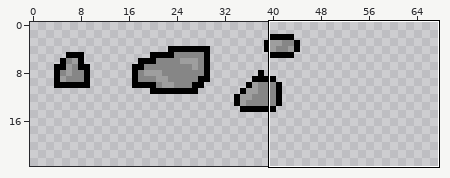
Edited in one commit: pixel-art file (Assets/Sprites/ResourceItems.aseprite). Above: a wide view before the commit, with the close-up outlined.
Close-up. Before the edit:
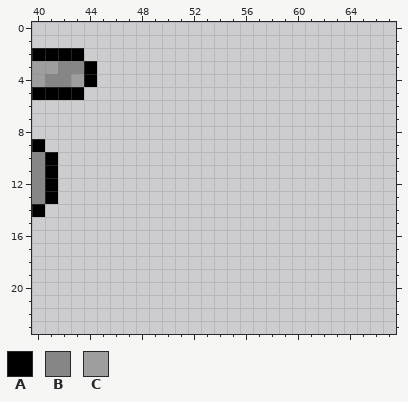
128x128 pixels, 1 frame. Shown: x 40..67, y 0..23. The wide view leaves out empty margins.
Palette (. is transparent): A #000000  B #868686  C #9e9e9e
Pixels before, first column x 40:
 2 AAAA.
 3 CCBBA
 4 CBBCA
 5 AAAA.
 6 .....
 7 .....
 8 .....
 9 A....
10 BA...
11 BA...
12 BA...
13 BA...
14 A....
Now the later version:
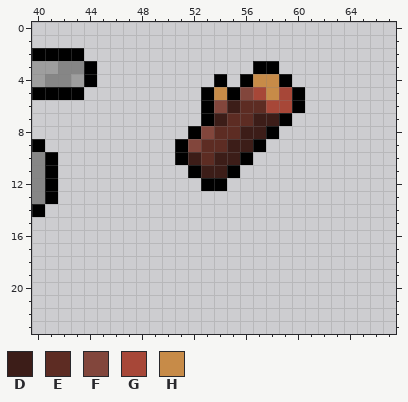
Colours new in this view: D #3c1d18  E #5d2c23  F #82463c  G #a74738  H #c78b48
The commit says: hotbar and stackable items
The edit:
Changed rows in their new state; - is an unchanged pixel.
first column x 51:
 3 ------AA--
 4 ---A-AHHA-
 5 --AHAFGHGA
 6 --AFDEEGGA
 7 --ADEEDDA-
 8 -AFEEDDA--
 9 AFEEDDA---
10 ADEDDA----
11 -ADDA-----
12 --AA------
Boxes around the changes in both close-ups, in picture pixels (x1, y1, x2, y2):
added: (175, 61, 305, 191)
